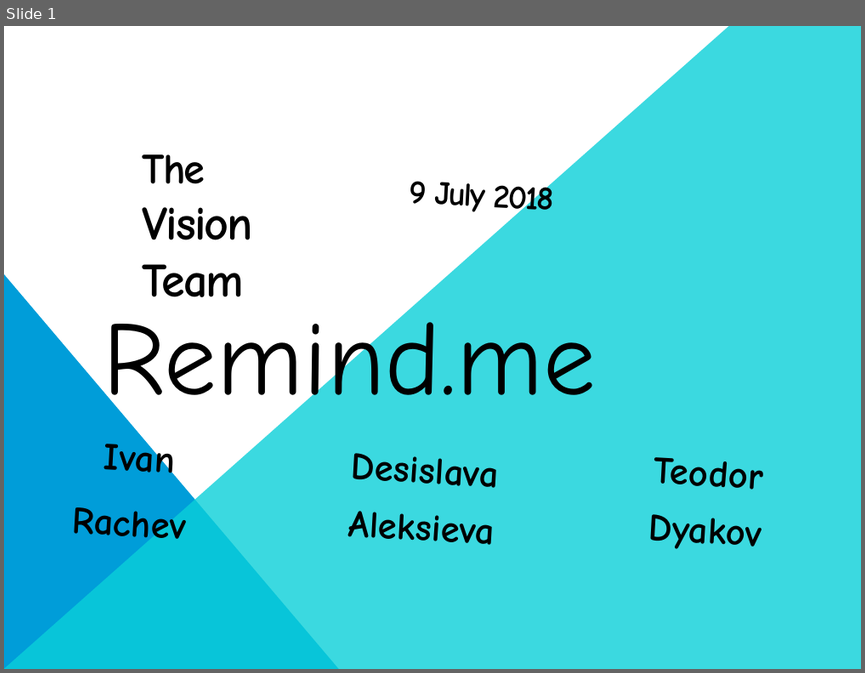
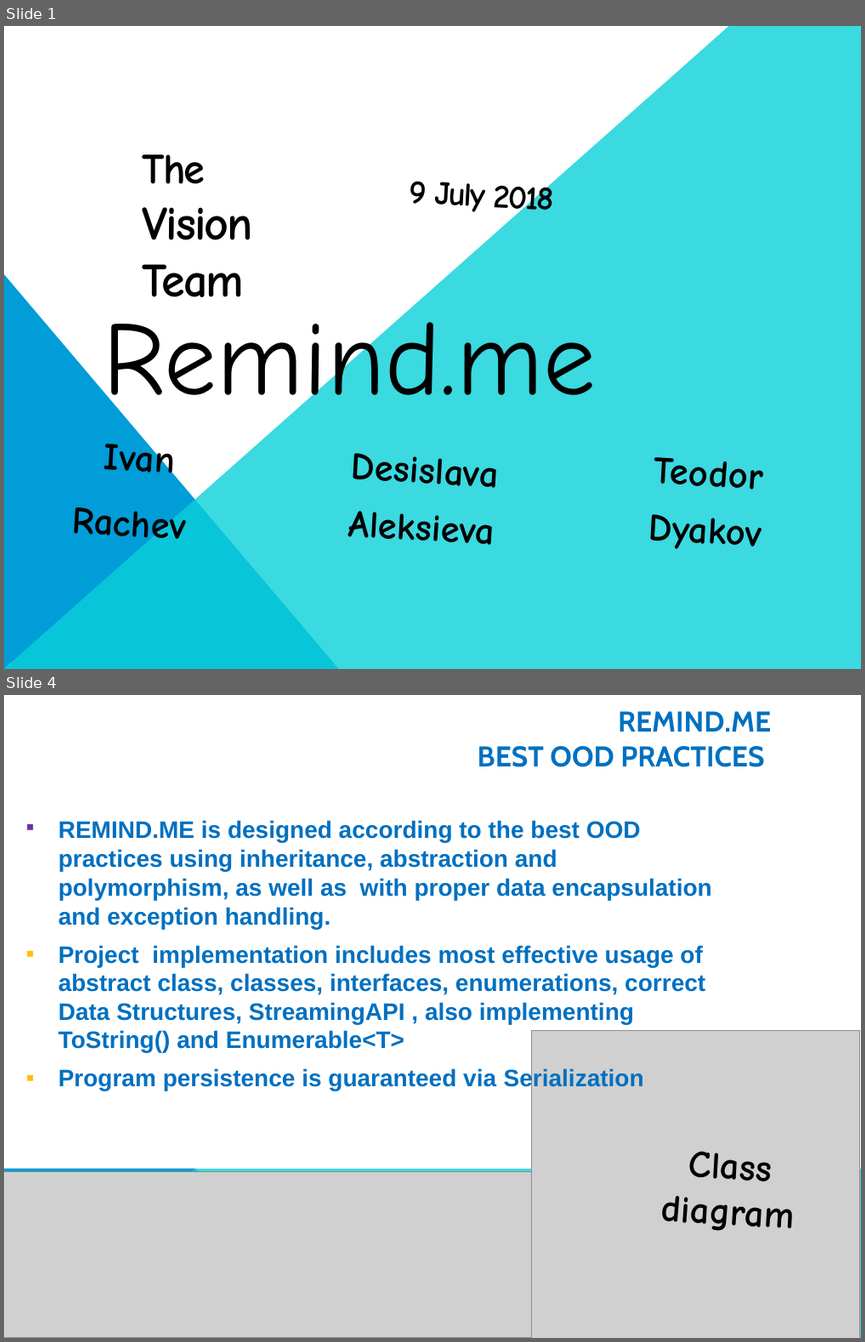
Before and after one commit to Desislava-A/REMINDmeApp, a slide deck: TheVisionTeam--OOP-Remind-me--project-09072018.pptx. Shown one above the other, each under a label of ours: slide 1 before the commit, slides 1 and 4 after it; the slides between them are not shown. The pictures are 865x673 and 865x1342 pixels, drawn with LibreOffice and Linux fonts; fonts in the diff are those of the drawing; grey boxes stand for pictures; background and template pictures are left out. Boxes give left, top, right and bottom in pixels: in the first picture for what was removed or moved away, otherwise in the second. Text is boxed around its words. In the diff, an @@ line names an element or a change of style, - is before the commit and + after.

Commit message:
update project documentation

```diff
--- a/TheVisionTeam--OOP-Remind-me--project-09072018.pptx
+++ b/TheVisionTeam--OOP-Remind-me--project-09072018.pptx
@@ slide 4 added at (4, 695, 861, 1338), background #FFFFFF @@
@@ title added at (477, 711, 771, 767), 24 pt, text #0070C0, bold @@
+REMIND.ME
+BEST OOD PRACTICES
@@ text added at (58, 820, 711, 1090), 20 pt, text #0070C0, bold @@
+▪ REMIND.ME is designed according to the best OOD practices using inheritance, abstraction and polymorphism, as well as with proper data encapsulation and exception handling.
+▪ Project implementation includes most effective usage of abstract class, classes, interfaces, enumerations, correct Data Structures, StreamingAPI , also implementing ToString() and Enumerable<T>
+▪ Program persistence is guaranteed via Serialization
@@ picture added at (531, 1030, 859, 1338) @@
@@ text added at (660, 1151, 794, 1231), 32 pt, text #000000, bold @@
+Class diagram
@@ freeform shape added at (4, 1168, 339, 1338), fill #009DD9 @@
@@ freeform shape added at (4, 1168, 861, 1338), fill #0BD0D9 at 80% opacity @@
@@ picture added at (4, 1171, 602, 1338) @@
```
Also in this commit, not shown: 6 slides changed, 1 other slide added, 30 other files.
